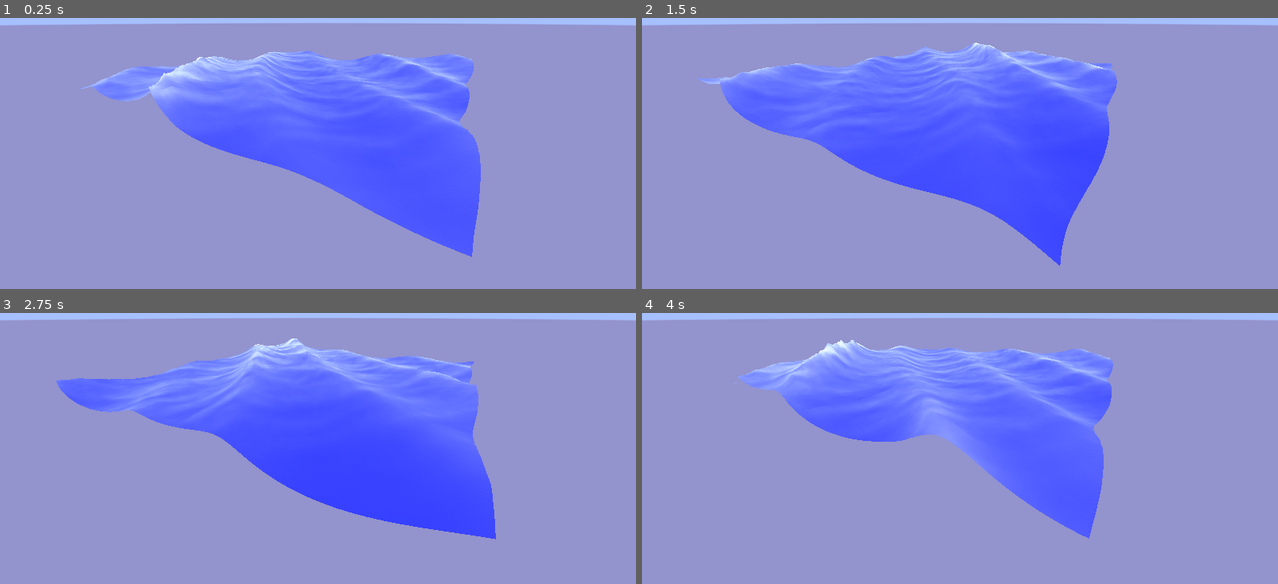
Above: before the commit, frames 1-4 (two rows, left to right).
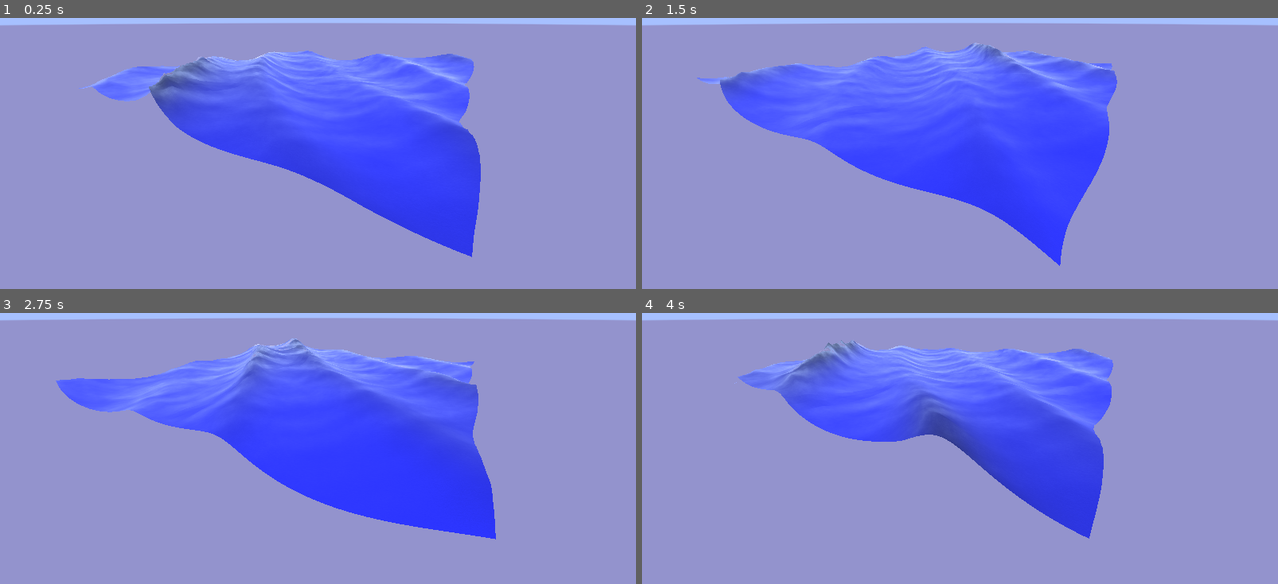
Above: after the commit, the same moments.

Repository: gersondekleuver/godot-gerstner-waves
Game: Godot game, scene res://stylized_wave/stylized_wave_scene.tscn
Two runs of this game, one before a commit and one after it. Both use one fixed random seed, a clock stepped at 60 frames per second and the inputs below.
Inputs:
- Up to frame 1 (0.25 s): no input
- Up to frame 2 (1.5 s): no input
- Up to frame 3 (2.75 s): no input
- Up to frame 4 (4 s): no input

The runs differ from the first frame. In frame 1, 11% of the frame differs, in the area x 17-76%, y 12-89%; in frame 2, 1.8%; in frame 3, 4.9%; in frame 4, 11%, in the area x 15-74%, y 9-84%.

Commit message:
code optimalisation

Diff:
--- a/godot-ocean-shader-collection-4.3/stylized_wave/stylized_wave_scene.tscn
+++ b/godot-ocean-shader-collection-4.3/stylized_wave/stylized_wave_scene.tscn
@@ -1,6 +1,6 @@
 [gd_scene load_steps=14 format=3 uid="uid://bbbetw7otxcbu"]
 
-[ext_resource type="Shader" path="res://stylized_wave/visual_shaders/unoptimized_gerstner_water.gdshader" id="1_tsmva"]
+[ext_resource type="Shader" path="res://stylized_wave/visual_shaders/unoptimized_gerstner_wave.gdshader" id="1_tsmva"]
 [ext_resource type="Shader" path="res://stylized_wave/visual_shaders/sky.gdshader" id="2_g7crs"]
 
 [sub_resource type="FastNoiseLite" id="FastNoiseLite_h12fj"]
@@ -38,7 +38,7 @@
 shader_parameter/roughness = 0.0
 shader_parameter/metallic = 0.2
 shader_parameter/albedo_fresnel = Color(1, 1, 1, 1)
-shader_parameter/aldedo_foam = Color(0.956593, 0.955957, 1, 1)
+shader_parameter/albedo_foam = null
 shader_parameter/texture_noise_speed_1 = 4.0
 shader_parameter/texture_noise_speed_2 = 4.0
 shader_parameter/texture_dir_1 = Vector2(0, 2)
@@ -59,8 +59,8 @@
 [sub_resource type="QuadMesh" id="QuadMesh_ialnf"]
 lightmap_size_hint = Vector2i(102, 102)
 size = Vector2(20, 20)
-subdivide_width = 1000
-subdivide_depth = 1000
+subdivide_width = 1500
+subdivide_depth = 1500
 orientation = 1
 
 [sub_resource type="ShaderMaterial" id="ShaderMaterial_flvxc"]
--- /dev/null
+++ b/godot-ocean-shader-collection-4.3/stylized_wave/visual_shaders/unoptimized_gerstner_wave.gdshader
@@ -0,0 +1,122 @@
+shader_type spatial;
+
+// Basic properties
+uniform vec3 albedo : source_color;
+uniform float roughness : hint_range(0.0, 1.0) = 0;
+uniform float metallic : hint_range(0.0, 1.0) = 0.2;
+
+// Extra properties
+uniform vec3 albedo_fresnel : source_color;
+uniform vec3 albedo_foam : source_color;
+
+// Texture noise variables
+uniform sampler2D texture_normal;
+uniform sampler2D texture_normal_2;
+uniform float texture_noise_speed_1 : hint_range(0.0, 30.0, 1) = 10;
+uniform float texture_noise_speed_2 : hint_range(0.0, 30.0, 1) = 10;
+uniform vec2 texture_dir_1 = vec2(0.0, 2.0);
+uniform vec2 texture_dir_2 = vec2(0.2, 0.2);
+
+// Height noise variable
+uniform sampler2D height_map;
+uniform float amplitude_height_noise : hint_range(0.0, 10.0, 0.1) = 1.3;
+uniform float height_noise_smoothness : hint_range(0.0, 300.0, 1.0) = 9.0;
+uniform float height_noise_speed : hint_range(0.0, 0.25, 0.005) = 0.025;
+
+// Wave variables
+// float vec4 (dir x, dir y, smoothness, wavelength)
+uniform vec4 wave_1 = vec4(1,1,0.07,5);
+uniform vec4 wave_2 = vec4(1,2,0.2,10);
+uniform vec4 wave_3 = vec4(1,3,0.15,15);
+uniform vec4 wave_4 = vec4(2,1,0.1,20);
+uniform vec4 wave_5 = vec4(3,1,0.1,30);
+
+// Persitent variables
+varying float height;
+varying vec3 world_pos;
+
+// Misc
+uniform float pi = 3.14159;
+
+float get_height(vec2 pos, float y){
+	float wave = texture(height_map, pos / height_noise_smoothness
+		+ TIME * height_noise_speed).r;
+	return max(wave * amplitude_height_noise * y, wave / 3.5); // magic numbers
+}
+
+vec3 gerstner_wave(vec4 wave,vec3 pos, inout vec3 tangent, inout vec3 binormal){
+	float s = wave.z;
+	float k = 2.0 * pi / wave.w;
+	vec2 d = normalize(wave.xy);
+	float f = k * (dot(d,pos.xz) - sqrt(9.8 / k) * TIME);
+	float a = s / k;
+
+	float sin_f = sin(f);
+	float cos_f = cos(f);
+
+	tangent += vec3(
+		- d.x * d.x * (s * sin_f),
+		d.x * (s * cos_f),
+		-d.x * d.y * (s * sin_f)
+	);
+	binormal += vec3(
+		-d.x * d.y * (s * sin_f),
+		d.y * (s * cos_f),
+		- d.y * d.y * (s * sin_f)
+	);
+	return vec3(a * sin_f, d.x * (a * cos_f), d.y * (a * cos_f));
+}
+
+void vertex() {
+	world_pos = (MODEL_MATRIX * vec4(VERTEX, 1.0)).xyz;
+
+	vec3 tangent = vec3(1, 0, 0);
+	vec3 binormal = vec3(0, 0, 1);
+	vec2 e = vec2(0.5, 0.0);
+
+	vec3 p = gerstner_wave(wave_1, world_pos, tangent, binormal)
+		+ gerstner_wave(wave_2, world_pos, tangent, binormal)
+		+ gerstner_wave(wave_3, world_pos, tangent, binormal)
+		+ gerstner_wave(wave_4, world_pos, tangent, binormal)
+		+ gerstner_wave(wave_5, world_pos, tangent, binormal);
+
+	height = p.x;
+
+	NORMAL = normalize(cross(binormal, tangent)) + normalize(vec3(
+		get_height(world_pos.xz - e , height) -
+		get_height(world_pos.xz + e , height),
+		2.0 * e.x,
+		get_height(world_pos.xz - e.yx , height) -
+		get_height(world_pos.xz + e.yx , height)
+	));
+
+	VERTEX.y = height + get_height(world_pos.xy, height);
+	VERTEX.x += p.y;
+	VERTEX.z += p.z;
+}
+
+float fresnel(float f, vec3 normal, vec3 view)
+{
+	return pow((1.0 - clamp(dot(normalize(normal), normalize(view)), 0.0, 1.0 )), f);
+}
+
+void fragment() {
+	vec2 time = (TIME * texture_dir_1) * texture_noise_speed_1;
+	vec2 time_2 = (TIME * texture_dir_2) * texture_noise_speed_2;
+
+	vec3 normal = mix(
+		texture(texture_normal, world_pos.xz + time).rgb,
+		texture(texture_normal_2, world_pos.xz + time_2).rgb,
+		0.5
+	);
+
+	float basic_fresnel = fresnel(7, NORMAL, VIEW);
+	vec3 surface_color = mix(albedo, albedo_fresnel, basic_fresnel);
+	vec3 final_color = mix(albedo_foam, surface_color,
+		normalize(vec2(distance(height, 1.2), 0.7)).x); // magic numbers
+
+	ALBEDO = final_color;
+	METALLIC = metallic;
+	ROUGHNESS = roughness;
+	NORMAL_MAP = normal;
+}
